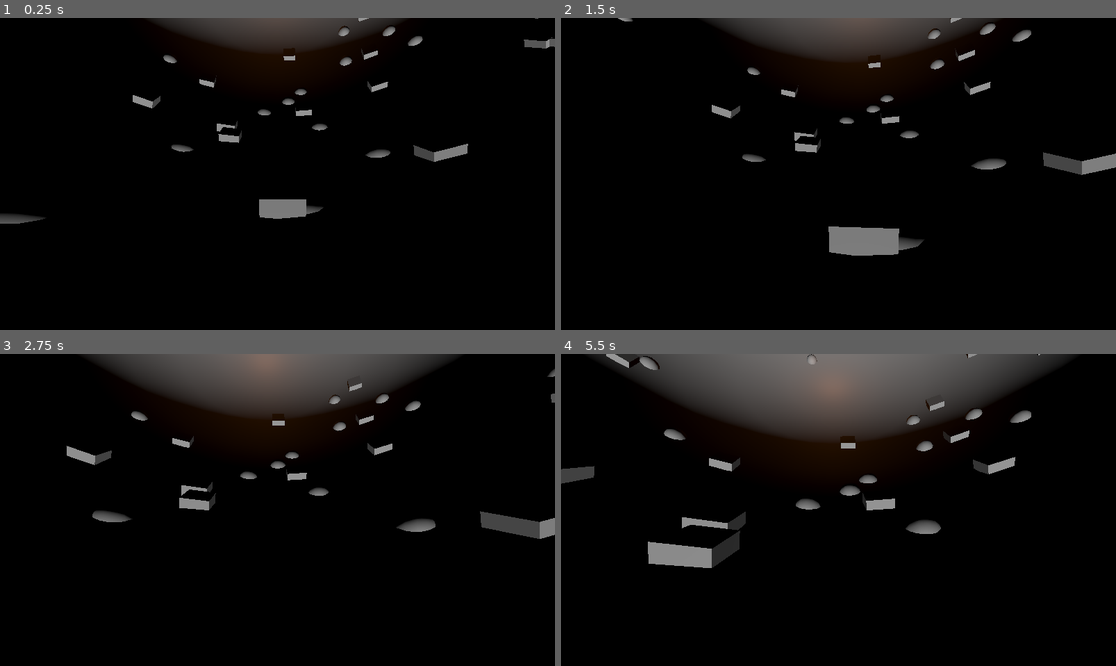
Above: before the commit, frames 1-4 (two rows, left to right).
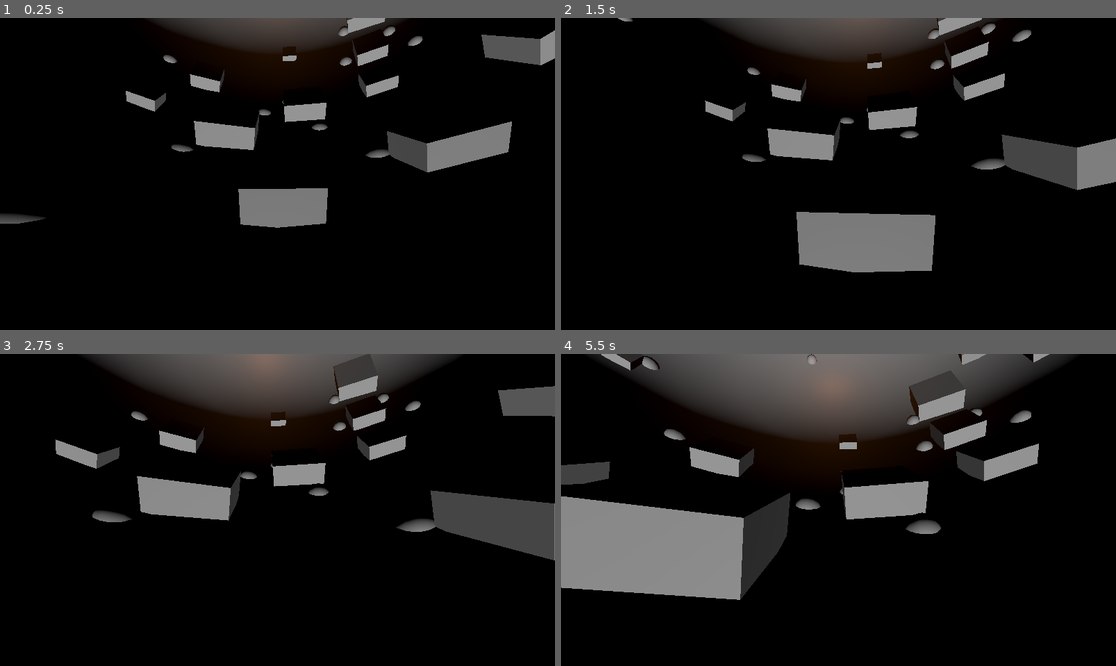
Above: after the commit, the same moments.

Repository: mydr3z/The-Core
Game: Godot game, scene res://root.tscn
Two runs of this game, one before a commit and one after it. Both use one fixed random seed, a clock stepped at 60 frames per second and the inputs below.
Inputs (mouse positions are in pixels of both pictures, inside the frame that each line leads up to):
- Up to frame 1 (0.25 s): no input
- Up to frame 2 (1.5 s): tap Enter at 0.5 s; move the mouse to (866, 174) at 0.52 s; hold Up (ui_up) from 0.53 s (still down); move the mouse to (810, 174) at 1.27 s
- Up to frame 3 (2.75 s): keep holding Up (ui_up); move the mouse to (288, 503) at 2.02 s
- Up to frame 4 (5.5 s): keep holding Up (ui_up); move the mouse to (832, 516) at 2.77 s; move the mouse to (877, 513) at 3.52 s; move the mouse to (794, 506) at 4.27 s; move the mouse to (844, 510) at 5.02 s

The runs differ from the first frame. In frame 1, 6.2% of the frame differs, in the area x 22-100%, y 0-68%; in frame 2, 8.0%; in frame 3, 7.4%; in frame 4, 14%, in the area x 0-88%, y 0-79%.

Commit message:
feat: добавлена случайная генерация размеров кубов

Diff:
--- a/root.gd
+++ b/root.gd
@@ -22,6 +22,7 @@
 func _create_cubes() -> void:
 	for i in 100:
 		var cube := CSGBox3D.new();
+		cube.size *= randf_range(0.5, 3.0);
 		cube.set_position(WorldPhysics.get_rand_pos_on_grnd());
 		cube.basis = WorldPhysics.get_correct_basis(cube.basis, cube.position);
 		add_child(cube);
